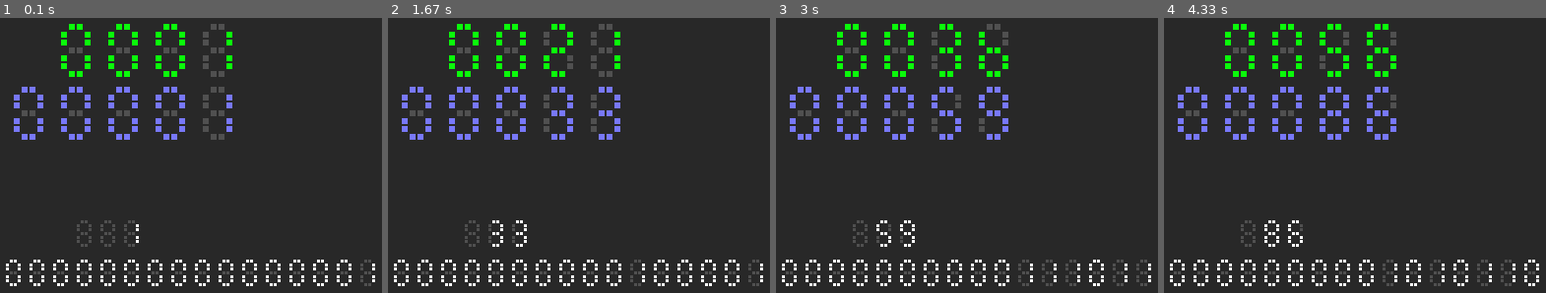
Above: before the commit, frames 1-4 (left to right).
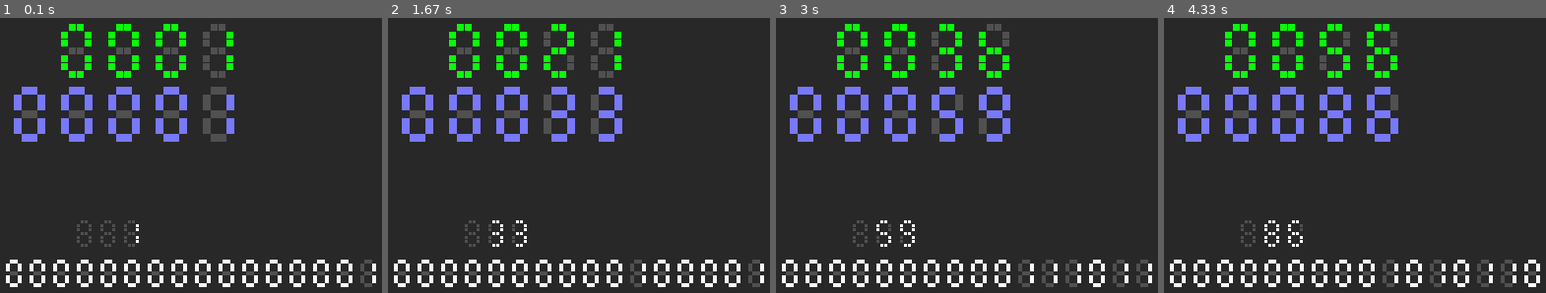
Above: after the commit, the same moments.

Repository: yu184743/pygame_samples
Game: pygame game, started from demo_02.py
Same seed, same stepped clock (60 frames per second), same inputs: the game is played once before the commit and once after it.
Inputs:
- Up to frame 1 (0.1 s): no input
- Up to frame 2 (1.67 s): no input
- Up to frame 3 (3 s): no input
- Up to frame 4 (4.33 s): no input

The runs differ from the first frame. In frame 1, 3.9% of the frame differs, in the area x 1-99%, y 2-98%; in frame 2, 3.9%; in frame 3, 3.9%; in frame 4, 3.9%.

Commit message:
adjust block interval

Diff:
--- a/demo_02.py
+++ b/demo_02.py
@@ -21,11 +21,11 @@
 screen.fill(DARK_GRAY)
 
 display1 = Seven_seg(screen)
-display1.init_col(BLOCK_SIZE=6, BLOCK_INTV=8, COLOR_ON=GREEN, COLOR_OFF=GRAY)
+display1.init_col(BLOCK_SIZE=7, BLOCK_INTV=8, COLOR_ON=GREEN, COLOR_OFF=GRAY)
 display1.init_row(X_ORG=8, Y_ORG=8, COL_INTV=6)
 
 display2 = Seven_seg(screen)
-display2.init_col(BLOCK_SIZE=6, BLOCK_INTV=8, COLOR_ON=CYAN, COLOR_OFF=GRAY)
+display2.init_col(BLOCK_SIZE=8, BLOCK_INTV=8, COLOR_ON=CYAN, COLOR_OFF=GRAY)
 display2.init_row(X_ORG=2, Y_ORG=16, COL_INTV=6)
 
 display3 = Seven_seg(screen)
@@ -33,7 +33,7 @@
 display3.init_row(X_ORG=20, Y_ORG=60, COL_INTV=6)
 
 display4 = Seven_seg(screen)
-display4.init_col()
+display4.init_col(BLOCK_SIZE=4, BLOCK_INTV=4)
 display4.init_row(X_ORG=2, Y_ORG=70, COL_INTV=6)
 
 
